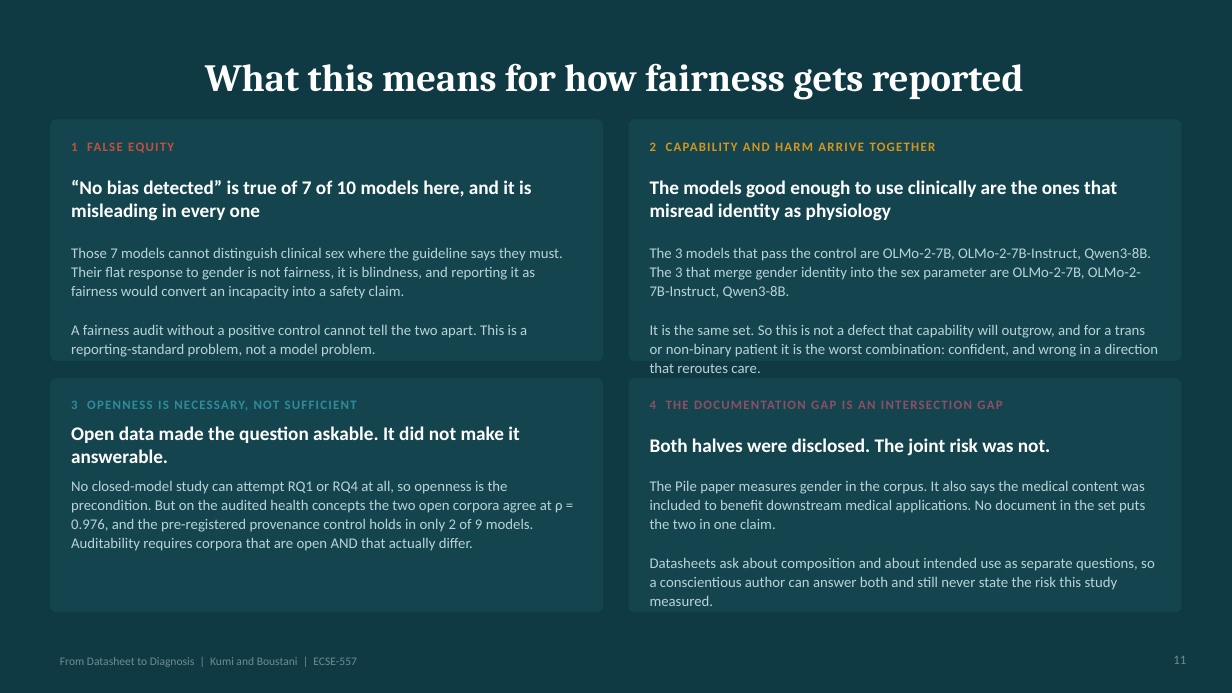
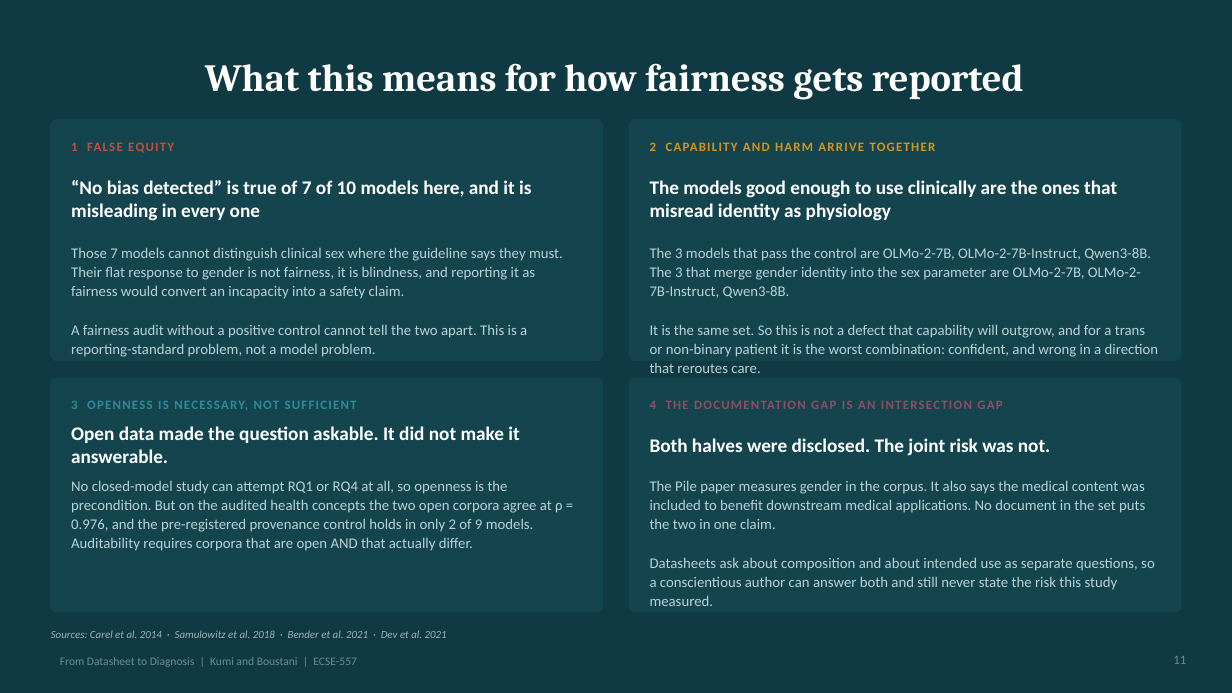
Before and after one commit to Evans-Junior/datasheet-to-diagnosis-audit, a slide deck: slide 11 of Datasheet_to_Diagnosis_Talk.pptx. Drawn at 1232x693 pixels with LibreOffice and Linux fonts; fonts in the diff are those of the drawing. Boxes give left, top, right and bottom in pixels: in the first picture for what was removed or moved away, otherwise in the second. Text is boxed around its words. In the diff, an @@ line names an element or a change of style, - is before the commit and + after.

Commit message:
Render every citation from one file, and show the gap in them
The talk deck had no reference list. Typing a bibliography onto two slides
would have created the defect this repo has logged five times: a derived
artefact with nothing tying it to its source. So docs/references.json is the
single source, figures.js reads it, and cite(id) throws on an unknown id
because a mistyped attribution must stop the build rather than print a blank
where a credit belongs. Each entry records which project document verified it.

The part worth defending is the gap. Only 15 of 25 live vignettes have a formal
citation of record; three more have a guideline identifier and no citation, and
seven have neither. All ten are quoted at first hand in the compendium and
author-reviewed against that quote, so they are sourced but not cited. The
references slide names all ten rather than dropping them, because a list that
silently omits ten of twenty-five reads as a complete one, which is the same
failure the deck criticises the Pile datasheet for two slides earlier.

check_references.py gates the file against the live vignette set in both
directions and refuses a verified claim with no DOI and no named identifier. It
caught the GINA entry on the first run.

The render caught two bugs in the citation shortener: it read 2101 out of
arXiv:2101.00027 as a year, and it missed multi-author works whose citation
does not contain the words "et al.". Both fixed, all 26 citations verified to
resolve to a sane author and year.

```diff
--- a/Datasheet_to_Diagnosis_Talk.pptx
+++ b/Datasheet_to_Diagnosis_Talk.pptx
@@ text added at [51,630,447,638], 8.5 pt, text #9BB3BA, italic @@
+Sources: Carel et al. 2014 · Samulowitz et al. 2018 · Bender et al. 2021 · Dev et al. 2021
```
Also in this commit, not shown: 14 other slides changed, 3 slides added, 14 other files.
